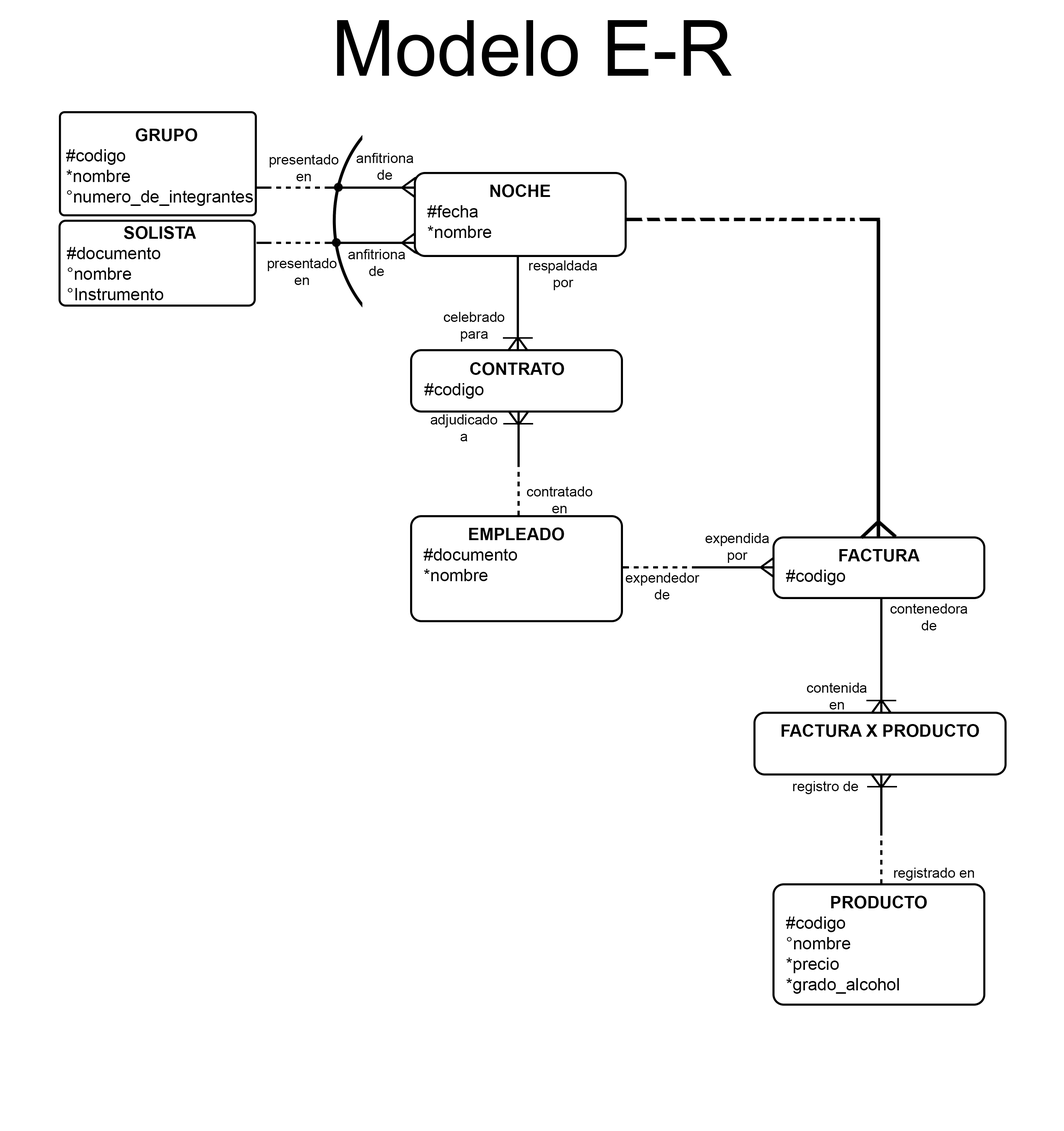
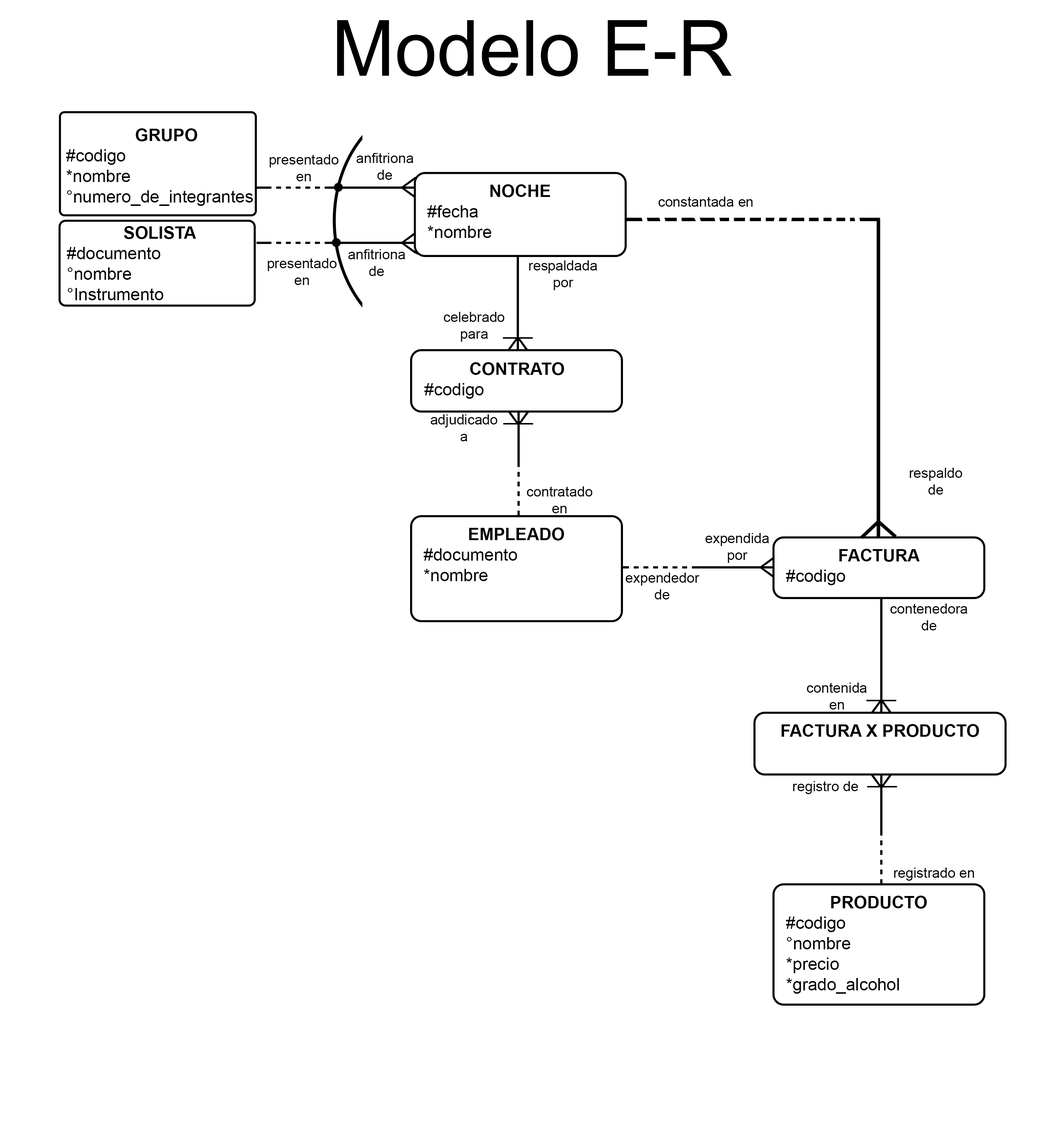
Layer changes from the first w=1064, h=1131 image to the second:
added layer "constantada en" in group "Leyendas" over [658, 196, 753, 207]
added layer "respaldo de" in group "Leyendas" over [909, 467, 963, 495]
